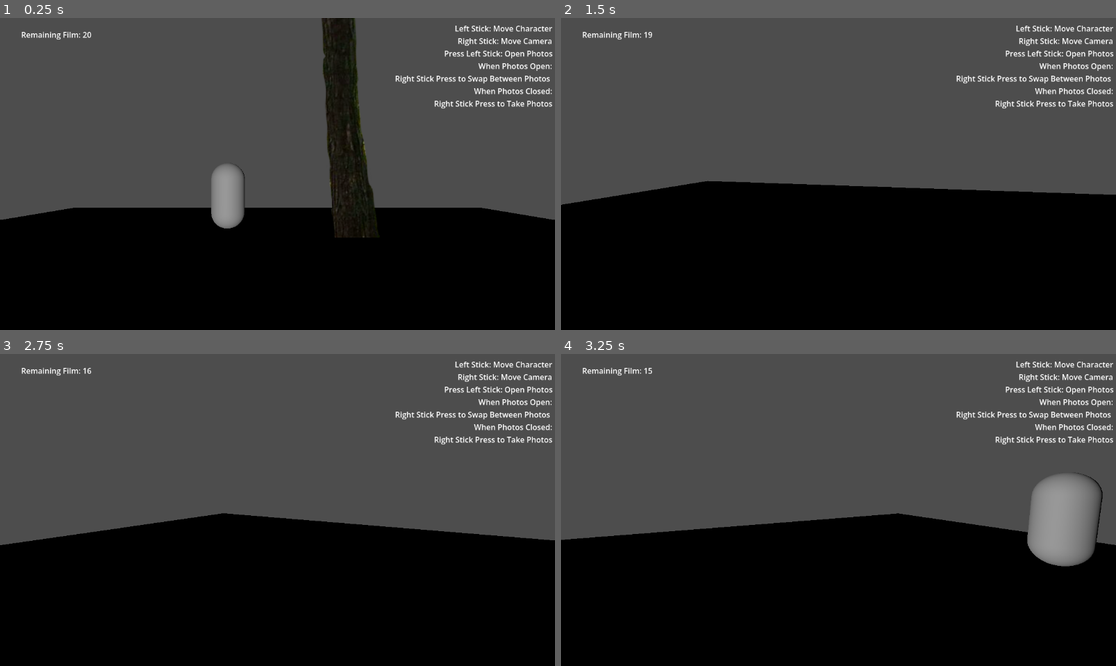
Above: before the commit, frames 1-4 (two rows, left to right).
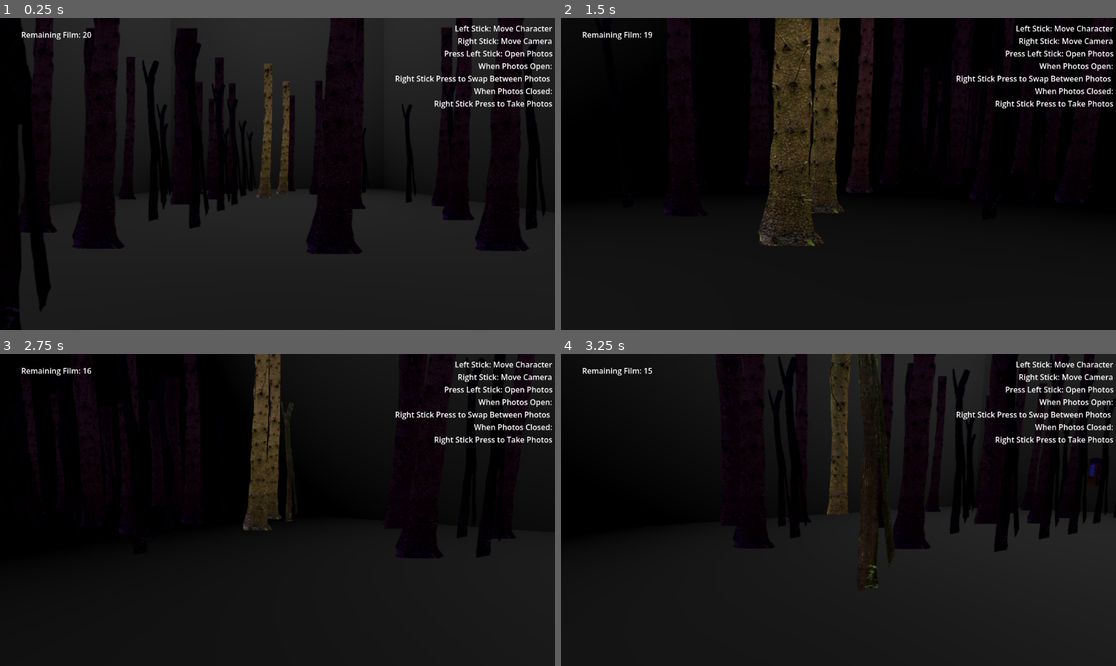
Above: after the commit, the same moments.

Repository: torchick20-ui/Roll-Your-Fate-F26
Game: Godot game, scene res://Scenes/Forest.tscn
The game is run twice, just before and just after one commit, with the same random seed, the same clock (stepped at 60 frames per second) and the same inputs. Before the commit the project starts from res://Scenes/player_test.tscn.
Inputs:
- Up to frame 1 (0.25 s): no input
- Up to frame 2 (1.5 s): tap Enter at 0.5 s; hold D (Walk Right) 0.53-1.28 s; tap Space (Take Photo) at 0.6 s; hold S (Walk Back) from 1.28 s (still down); tap Down (Look Down) at 1.35 s
- Up to frame 3 (2.75 s): tap Space (Take Photo) at 1.55, 2, 2.3 s; release S (Walk Back) at 2.03 s; hold D (Walk Right) from 2.03 s (still down); hold Left (Look Left) from 2.03 s (still down)
- Up to frame 4 (3.25 s): release D (Walk Right) at 2.78 s; release Left (Look Left) at 2.78 s; hold W (Walk Forward) from 2.78 s (still down); tap Right (Look Right) at 2.85 s; tap Space (Take Photo) at 3.05 s

The runs differ from the first frame. In frame 1, 91% of the frame differs, in the area x 0-100%, y 0-100%; in frame 2, 56%; in frame 3, 62%; in frame 4, 76%.

Commit message:
picture taking works

Diff:
--- a/Godot/new-game-project/Entites/cup.tscn
+++ b/Godot/new-game-project/Entites/cup.tscn
@@ -3,7 +3,8 @@
 [ext_resource type="Script" uid="uid://bje4hoh4nycfy" path="res://Script/entity.gd" id="1_utpk5"]
 [ext_resource type="Texture2D" uid="uid://v6uxgm0hx502" path="res://Images/Cup.png" id="2_rlihj"]
 
-[sub_resource type="SphereShape3D" id="SphereShape3D_vtbqs"]
+[sub_resource type="SphereShape3D" id="SphereShape3D_utpk5"]
+radius = 15.0
 
 [node name="Cup" type="Node3D" unique_id=1069840899]
 script = ExtResource("1_utpk5")
@@ -13,7 +14,7 @@
 billboard = 2
 texture = ExtResource("2_rlihj")
 
-[node name="Area3D" type="Area3D" parent="." unique_id=1463597924]
+[node name="Area3D2" type="Area3D" parent="." unique_id=780696785]
 
-[node name="CollisionShape3D" type="CollisionShape3D" parent="Area3D" unique_id=2024276235]
-shape = SubResource("SphereShape3D_vtbqs")
+[node name="CollisionShape3D" type="CollisionShape3D" parent="Area3D2" unique_id=637667993]
+shape = SubResource("SphereShape3D_utpk5")
--- a/Godot/new-game-project/Entites/door.tscn
+++ b/Godot/new-game-project/Entites/door.tscn
@@ -4,6 +4,7 @@
 [ext_resource type="Texture2D" uid="uid://32873i7pnylu" path="res://Images/Door.png" id="2_wdhwb"]
 
 [sub_resource type="SphereShape3D" id="SphereShape3D_vtbqs"]
+radius = 15.0
 
 [node name="Door" type="Node3D" unique_id=1069840899]
 script = ExtResource("1_wfnh2")
--- a/Godot/new-game-project/Entites/flying_squirrel.tscn
+++ b/Godot/new-game-project/Entites/flying_squirrel.tscn
@@ -3,7 +3,8 @@
 [ext_resource type="Script" uid="uid://bje4hoh4nycfy" path="res://Script/entity.gd" id="1_kuigm"]
 [ext_resource type="Texture2D" uid="uid://dpalxujlurk5m" path="res://Images/FlyingSquirrel.png" id="2_7npli"]
 
-[sub_resource type="SphereShape3D" id="SphereShape3D_vtbqs"]
+[sub_resource type="SphereShape3D" id="SphereShape3D_kuigm"]
+radius = 15.0
 
 [node name="Flying Squirrel" type="Node3D" unique_id=1069840899]
 script = ExtResource("1_kuigm")
@@ -13,7 +14,7 @@
 billboard = 2
 texture = ExtResource("2_7npli")
 
-[node name="Area3D" type="Area3D" parent="." unique_id=1463597924]
+[node name="Area3D" type="Area3D" parent="." unique_id=47322307]
 
-[node name="CollisionShape3D" type="CollisionShape3D" parent="Area3D" unique_id=2024276235]
-shape = SubResource("SphereShape3D_vtbqs")
+[node name="CollisionShape3D" type="CollisionShape3D" parent="Area3D" unique_id=647377083]
+shape = SubResource("SphereShape3D_kuigm")
--- a/Godot/new-game-project/Entites/night_hawk.tscn
+++ b/Godot/new-game-project/Entites/night_hawk.tscn
@@ -3,7 +3,8 @@
 [ext_resource type="Script" uid="uid://bje4hoh4nycfy" path="res://Script/entity.gd" id="1_xo5jt"]
 [ext_resource type="Texture2D" uid="uid://oigawg7ydeoe" path="res://Images/NightHawk.png" id="2_4kcoi"]
 
-[sub_resource type="SphereShape3D" id="SphereShape3D_vtbqs"]
+[sub_resource type="SphereShape3D" id="SphereShape3D_xo5jt"]
+radius = 15.0
 
 [node name="Night Hawk" type="Node3D" unique_id=1069840899]
 script = ExtResource("1_xo5jt")
@@ -13,7 +14,7 @@
 billboard = 2
 texture = ExtResource("2_4kcoi")
 
-[node name="Area3D" type="Area3D" parent="." unique_id=1463597924]
+[node name="Area3D" type="Area3D" parent="." unique_id=1489674776]
 
-[node name="CollisionShape3D" type="CollisionShape3D" parent="Area3D" unique_id=2024276235]
-shape = SubResource("SphereShape3D_vtbqs")
+[node name="CollisionShape3D" type="CollisionShape3D" parent="Area3D" unique_id=261090382]
+shape = SubResource("SphereShape3D_xo5jt")
--- a/Godot/new-game-project/Entites/opossum.tscn
+++ b/Godot/new-game-project/Entites/opossum.tscn
@@ -3,7 +3,8 @@
 [ext_resource type="Script" uid="uid://bje4hoh4nycfy" path="res://Script/entity.gd" id="1_5ml4m"]
 [ext_resource type="Texture2D" uid="uid://b6qd3kirr7ci8" path="res://Images/Opossum.png" id="2_uylgx"]
 
-[sub_resource type="SphereShape3D" id="SphereShape3D_vtbqs"]
+[sub_resource type="SphereShape3D" id="SphereShape3D_5ml4m"]
+radius = 15.0
 
 [node name="Opossum" type="Node3D" unique_id=1069840899]
 script = ExtResource("1_5ml4m")
@@ -13,7 +14,7 @@
 billboard = 2
 texture = ExtResource("2_uylgx")
 
-[node name="Area3D" type="Area3D" parent="." unique_id=1463597924]
+[node name="Area3D" type="Area3D" parent="." unique_id=669875046]
 
-[node name="CollisionShape3D" type="CollisionShape3D" parent="Area3D" unique_id=2024276235]
-shape = SubResource("SphereShape3D_vtbqs")
+[node name="CollisionShape3D" type="CollisionShape3D" parent="Area3D" unique_id=1548800387]
+shape = SubResource("SphereShape3D_5ml4m")
--- a/Godot/new-game-project/Entites/owl.tscn
+++ b/Godot/new-game-project/Entites/owl.tscn
@@ -3,7 +3,8 @@
 [ext_resource type="Script" uid="uid://bje4hoh4nycfy" path="res://Script/entity.gd" id="1_lvyij"]
 [ext_resource type="Texture2D" uid="uid://cf0vur4bvtc22" path="res://Images/Owl.png" id="2_wx8pj"]
 
-[sub_resource type="SphereShape3D" id="SphereShape3D_vtbqs"]
+[sub_resource type="SphereShape3D" id="SphereShape3D_lvyij"]
+radius = 15.0
 
 [node name="Owl" type="Node3D" unique_id=1069840899]
 script = ExtResource("1_lvyij")
@@ -13,7 +14,7 @@
 billboard = 2
 texture = ExtResource("2_wx8pj")
 
-[node name="Area3D" type="Area3D" parent="." unique_id=1463597924]
+[node name="Area3D" type="Area3D" parent="." unique_id=2041918243]
 
-[node name="CollisionShape3D" type="CollisionShape3D" parent="Area3D" unique_id=2024276235]
-shape = SubResource("SphereShape3D_vtbqs")
+[node name="CollisionShape3D" type="CollisionShape3D" parent="Area3D" unique_id=204876042]
+shape = SubResource("SphereShape3D_lvyij")
--- a/Godot/new-game-project/Entites/racoon.tscn
+++ b/Godot/new-game-project/Entites/racoon.tscn
@@ -3,7 +3,8 @@
 [ext_resource type="Script" uid="uid://bje4hoh4nycfy" path="res://Script/entity.gd" id="1_qv8cb"]
 [ext_resource type="Texture2D" uid="uid://87xiefbny8dq" path="res://Images/Raccoon.png" id="2_457dx"]
 
-[sub_resource type="SphereShape3D" id="SphereShape3D_vtbqs"]
+[sub_resource type="SphereShape3D" id="SphereShape3D_qv8cb"]
+radius = 15.0
 
 [node name="Racoon" type="Node3D" unique_id=1069840899]
 script = ExtResource("1_qv8cb")
@@ -13,7 +14,7 @@
 billboard = 2
 texture = ExtResource("2_457dx")
 
-[node name="Area3D" type="Area3D" parent="." unique_id=1463597924]
+[node name="Area3D" type="Area3D" parent="." unique_id=1236160471]
 
-[node name="CollisionShape3D" type="CollisionShape3D" parent="Area3D" unique_id=2024276235]
-shape = SubResource("SphereShape3D_vtbqs")
+[node name="CollisionShape3D" type="CollisionShape3D" parent="Area3D" unique_id=2094200967]
+shape = SubResource("SphereShape3D_qv8cb")
--- a/Godot/new-game-project/Entites/vending_machine.tscn
+++ b/Godot/new-game-project/Entites/vending_machine.tscn
@@ -3,7 +3,8 @@
 [ext_resource type="Script" uid="uid://bje4hoh4nycfy" path="res://Script/entity.gd" id="1_o2nwm"]
 [ext_resource type="Texture2D" uid="uid://gp8ltviulikm" path="res://Images/VendingMachine.png" id="2_uoav1"]
 
-[sub_resource type="SphereShape3D" id="SphereShape3D_vtbqs"]
+[sub_resource type="SphereShape3D" id="SphereShape3D_o2nwm"]
+radius = 15.0
 
 [node name="Vending Machine" type="Node3D" unique_id=1069840899]
 script = ExtResource("1_o2nwm")
@@ -12,7 +13,7 @@
 billboard = 2
 texture = ExtResource("2_uoav1")
 
-[node name="Area3D" type="Area3D" parent="." unique_id=1463597924]
+[node name="Area3D" type="Area3D" parent="." unique_id=28552862]
 
-[node name="CollisionShape3D" type="CollisionShape3D" parent="Area3D" unique_id=2024276235]
-shape = SubResource("SphereShape3D_vtbqs")
+[node name="CollisionShape3D" type="CollisionShape3D" parent="Area3D" unique_id=428310315]
+shape = SubResource("SphereShape3D_o2nwm")
--- a/Godot/new-game-project/Scenes/Forest.tscn
+++ b/Godot/new-game-project/Scenes/Forest.tscn
@@ -1,5 +1,6 @@
 [gd_scene format=3 uid="uid://c5aa6gsqktki"]
 
+[ext_resource type="Script" uid="uid://b63s6137uynfo" path="res://Script/spawning_handler.gd" id="1_j3sk6"]
 [ext_resource type="Texture2D" uid="uid://v6uxgm0hx502" path="res://Images/Cup.png" id="1_vt41e"]
 [ext_resource type="Texture2D" uid="uid://32873i7pnylu" path="res://Images/Door.png" id="2_uvcgv"]
 [ext_resource type="Texture2D" uid="uid://gp8ltviulikm" path="res://Images/VendingMachine.png" id="3_trx64"]
@@ -23,6 +24,9 @@
 
 [node name="Forest" type="Node3D" unique_id=1297943666]
 
+[node name="Node" type="Node" parent="." unique_id=39439597]
+script = ExtResource("1_j3sk6")
+
 [node name="MeshInstance3D" type="MeshInstance3D" parent="." unique_id=328929152]
 transform = Transform3D(254.5106, 0, 0, 0, 254.5106, 0, 0, 0, 254.5106, 0, 128.12164, 140.17967)
 mesh = SubResource("BoxMesh_ed6v6")
@@ -58,24 +62,28 @@
 
 [node name="Squirrel" type="Sprite3D" parent="." unique_id=530221401]
 transform = Transform3D(1, 0, 0, 0, 1, 0, 0, 0, 1, 19.398983, 67.10502, -57.245934)
+visible = false
 modulate = Color(0.21568628, 0.101960786, 0.39607844, 1)
 billboard = 2
 texture = ExtResource("8_4xied")
 
 [node name="Raccoon" type="Sprite3D" parent="." unique_id=254760004]
 transform = Transform3D(1, 0, 0, 0, 1, 0, 0, 0, 1, -28.485435, 62.86084, -46.20835)
+visible = false
 modulate = Color(0.23921569, 0.11372549, 0.42352942, 1)
 billboard = 2
 texture = ExtResource("9_pw6c3")
 
 [node name="NightHawk" type="Sprite3D" parent="." unique_id=1399583228]
 transform = Transform3D(1, 0, 0, 0, 1, 0, 0, 0, 1, -78.68539, 50.332756, 56.920937)
+visible = false
 modulate = Color(0.8862745, 0.7529412, 0.8862745, 1)
 billboard = 2
 texture = ExtResource("10_djgpu")
 
 [node name="Opossum" type="Sprite3D" parent="." unique_id=243617630]
 transform = Transform3D(1, 0, 0, 0, 1, 0, 0, 0, 1, 13.953762, 35.99779, -111.19433)
+visible = false
 modulate = Color(0.3137255, 0.17254902, 0.40784314, 1)
 billboard = 2
 texture = ExtResource("11_tnm7e")
@@ -375,3 +383,5 @@
 
 [node name="Tree94" parent="Scene2Trees" unique_id=1822016355 instance=ExtResource("9_djgpu")]
 transform = Transform3D(5, 0, 0, 0, 5, 0, 0, 0, 5, -102.40588, 51.858704, 110.84224)
+
+[connection signal="sceneChange" from="PlayerController" to="Node" method="screen_enter"]
--- a/Godot/new-game-project/Scenes/player_controller.tscn
+++ b/Godot/new-game-project/Scenes/player_controller.tscn
@@ -3,7 +3,7 @@
 [ext_resource type="Script" uid="uid://ctgrrtod7louy" path="res://Script/player_character.gd" id="1_rd8vp"]
 
 [sub_resource type="BoxShape3D" id="BoxShape3D_c7fo0"]
-size = Vector3(3, 3, 250)
+size = Vector3(3, 3, 400)
 
 [sub_resource type="CapsuleShape3D" id="CapsuleShape3D_4p277"]
 
@@ -21,7 +21,7 @@
 [node name="ShapeCast3D" type="ShapeCast3D" parent="Camera3D" unique_id=2114423644]
 transform = Transform3D(1, 0, 0, 0, 1, 0, 0, 0, 1, 0, -1.5, 0)
 shape = SubResource("BoxShape3D_c7fo0")
-target_position = Vector3(0, 1.5, -125)
+target_position = Vector3(0, 1.5, -200)
 collide_with_areas = true
 
 [node name="RayCast3D" type="RayCast3D" parent="Camera3D" unique_id=1012390847]
--- a/Godot/new-game-project/Script/player_character.gd
+++ b/Godot/new-game-project/Script/player_character.gd
@@ -32,7 +32,7 @@
 	open_album = false
 	album.set_visible(false)
 	album_position=0;
-	pass
+	sceneChange.emit(0, self)
 
 func _physics_process(delta: float) -> void:
 	# Add the gravity.
@@ -97,7 +97,6 @@
 
 	#print(Input.is_action_pressed("Look Left"))
 	var rotate = Input.get_vector("Look Left","Look Right","Look Up","Look Down")
-	print(camera.rotation)
 	camera.rotation.y-=deg_to_rad(rotate.x*sensitivity)
 	camera.rotation.x-=deg_to_rad(rotate.y*sensitivity)#We don't need to pitch the player up and down, but the camera.
 
@@ -130,9 +129,8 @@
 				#var query = PhysicsRayQueryParameters3D.create(origin, end)
 				#var result = space_state.intersect_ray(query)
 				#if result.get_collider().get_parent().get_script().get_global_name() == :
-				if i.collider.get_parent().has_method("entity"):
+				if i.collider.get_parent().has_method("entity") and i.collider.get_parent().entityName != "Tree":
 					print(i.collider.get_parent().entityName)
-				print(i.collider.get_parent())
 				#print(i.collider_id)
 
 		#var screen_region := Rect2i(get_viewport().siz, size)
--- a/Godot/new-game-project/Script/spawning_handler.gd
+++ b/Godot/new-game-project/Script/spawning_handler.gd
@@ -6,21 +6,24 @@
 
 
 #Chance for each animal/entity to spawn on a player movement
-var animalSpawnrates : Dictionary = {"Owl": 10, "Possum" : 20, "Squirrel" : 50}
-var enemySpawnrates : Dictionary = {"Door" : 5, "Cup" : 5, "Vending Machine" : 5}
+var animalSpawnrates : Dictionary = {"Owl": 10, "Opossum" : 20, "Squirrel" : 30, "Hawk" : 5, "Raccoon" : 10}
+var enemySpawnrates : Dictionary = {"Door" : 10, "Cup" : 10, "Vending Machine" : 10}
 
 #Preloaded objects of the entities for instancing
-var animalObjects : Dictionary[String,PackedScene] = {}
-var enemyObjects : Dictionary = {}
+var animalObjects : Dictionary[String,PackedScene] = {"Raccoon" : preload("res://Entites/racoon.tscn"), "Squirrel" : preload("res://Entites/flying_squirrel.tscn"), "Hawk" : preload("res://Entites/night_hawk.tscn"), "Owl" : preload("res://Entites/owl.tscn"), "Opossum" : preload("res://Entites/opossum.tscn")}
+var enemyObjects : Dictionary = {"Cup" : preload("res://Entites/cup.tscn"), "Door" : preload("res://Entites/door.tscn"), "Vending Machine" : preload("res://Entites/vending_machine.tscn")}
 
 #2D array of vector3s of possible spawning locations for the animals/entities
-var spawningSpots : Array[Dictionary] = [
-	{"Raccoon" : [Vector3(-24, 62.861, 1), Vector3(-94,62.861,37), Vector3(-96,62.861,96), Vector3(-69,62.861,-8), Vector3(-26,62.861,51), Vector3(81,62.861,23), Vector3(-46,62.861,40), Vector3(81,62.861,95)]},
-	{"Squirrel" : [Vector3(19.3, 67.105, -57.7), Vector3(76, 67.105, -49.5), Vector3(26.6, 67.105, -90), Vector3(28.6, 67.105, 99.5), Vector3(-51.2, 67.105, 104.8), Vector3(-101.766 + 12, 67.105, -89.935 + 3.5), Vector3(-40.582 + 12, 67.105, -65.329 + 3.5)]},
-	{"Hawk" : [Vector3(7.3-7.6, 50.33, -60.8+2.5), Vector3(63.85-7.6, 50.33, -52.9+2.5), Vector3(14.65-7.6, 50.33, -115.3+2.5), Vector3(26.56-7.6, 50.33, 102.9+2.5), Vector3(-101.766-7.6, 50.33, -89.9+2.5), Vector3(-71-7.6, 50.33, 54.48+2.5), Vector3(14.65-7.6, 50.33, -115.3+2.5)]},
-	{"Opossum" : [Vector3(40.6-.7, 35.99, 13.15+4.1), Vector3(26.56-.7, 35.99, 102.9+4.1), Vector3(-40.5-.7, 35.99, 67.85+4.1), Vector3(-70.9-.7, 35.99, -103+4.1), Vector3(-71-.7, 35.99, 54.5+4.1), Vector3(40.6-.7, 35.99, 13.15+4.1), Vector3(35.72-.7, 35.99, -60.2+4.1)]},
-	{}]
-#-.7, -+4.1
+var spawningSpots : Dictionary[String, Array] = {
+	"Raccoon" : [Vector3(-24, 62.861, 1), Vector3(-94,62.861,37), Vector3(-96,62.861,96), Vector3(-69,62.861,-8), Vector3(-26,62.861,51), Vector3(81,62.861,23), Vector3(-46,62.861,40), Vector3(81,62.861,95)],
+	"Squirrel" : [Vector3(19.3, 67.105, -57.7), Vector3(76, 67.105, -49.5), Vector3(26.6, 67.105, -90), Vector3(28.6, 67.105, 99.5), Vector3(-51.2, 67.105, 104.8), Vector3(-101.766 + 12, 67.105, -89.935 + 3.5), Vector3(-40.582 + 12, 67.105, -65.329 + 3.5)],
+	"Hawk" : [Vector3(7.3-7.6, 50.33, -60.8+2.5), Vector3(63.85-7.6, 50.33, -52.9+2.5), Vector3(14.65-7.6, 50.33, -115.3+2.5), Vector3(26.56-7.6, 50.33, 102.9+2.5), Vector3(-101.766-7.6, 50.33, -89.9+2.5), Vector3(-71-7.6, 50.33, 54.48+2.5), Vector3(14.65-7.6, 50.33, -115.3+2.5)],
+	"Opossum" : [Vector3(40.6-.7, 35.99, 13.15+4.1), Vector3(26.56-.7, 35.99, 102.9+4.1), Vector3(-40.5-.7, 35.99, 67.85+4.1), Vector3(-70.9-.7, 35.99, -103+4.1), Vector3(-71-.7, 35.99, 54.5+4.1), Vector3(40.6-.7, 35.99, 13.15+4.1), Vector3(35.72-.7, 35.99, -60.2+4.1)],
+	"Owl" : [Vector3(93.4-5, 73.29, 3.8-5), Vector3(54-5, 73.29, 69.2-5), Vector3(14.65-5, 73.29, -115.3-5), Vector3(35.72-5, 73.29, -60.2-5), Vector3(14.65-5, 73.29, 71.1-5), Vector3(-71-5, 73.29, 54.5-5), Vector3(51.4-5, 73.29, -104.6-5), Vector3(40.6-5, 73.29, 13.15-5)],
+	"Cup" : [Vector3(0, 55, -100), Vector3(10, 20, -120), Vector3(30, 40, 30), Vector3(-50, 45, -50), Vector3(-40, 30, -100), Vector3(-70, 50, 50), Vector3(-30, 40, 80), Vector3(-5, 30, -50), Vector3(80, 40, 0), Vector3(90, 90, 20)],
+	"Door" : [Vector3(0, 55, -100), Vector3(10, 20, -120), Vector3(30, 40, 30), Vector3(-50, 45, -50), Vector3(-40, 30, -100), Vector3(-70, 50, 50), Vector3(-30, 40, 80), Vector3(-5, 30, -50), Vector3(80, 40, 0), Vector3(90, 90, 20)],
+	"Vending Machine" : [Vector3(0, 55, -100), Vector3(10, 20, -120), Vector3(30, 40, 30), Vector3(-50, 45, -50), Vector3(-40, 30, -100), Vector3(-70, 50, 50), Vector3(-30, 40, 80), Vector3(-5, 30, -50), Vector3(80, 40, 0), Vector3(90, 90, 20)]}
+#-5, -5
 # Called when the node enters the scene tree for the first time.
 func _ready() -> void:
 	pass # Replace with function body.
@@ -41,7 +44,7 @@
 		if randf_range(0,100) <= animalSpawnrates[i] and animalsSpawned < 2:
 			animalsSpawned += 1
 			var temp = animalObjects[i].instantiate()
-			var spot = randi_range(0, spawningSpots[i].size())
+			var spot = randi_range(0, spawningSpots[i].size() - 1)
 			temp.position = spawningSpots[i][spot]
 			if screenNum == 1:
 				temp.position.z += 266.7
@@ -53,13 +56,8 @@
 		if randf_range(0,100) <= enemySpawnrates[i] and enemiesSpawned < 1:
 			enemiesSpawned += 1
 			var temp = enemyObjects[i].instantiate()
-			var spot = randi_range(0, spawningSpots[i].size())
+			var spot = randi_range(0, spawningSpots[i].size() - 1)
 			temp.position = spawningSpots[i][spot]
 			if screenNum == 1:
 				temp.position.z += 266.7
 			add_child(temp)
-
-
-#called via signal on picture taken
-func picture_taken() -> Array[String]:
-	return []
--- a/Godot/new-game-project/project.godot
+++ b/Godot/new-game-project/project.godot
@@ -11,7 +11,7 @@
 [application]
 
 config/name="Roll Your Fate (Fall 26)"
-run/main_scene="uid://css3mpiudynko"
+run/main_scene="uid://c5aa6gsqktki"
 config/features=PackedStringArray("4.7", "GL Compatibility")
 config/icon="res://Images/icon.svg"
 
